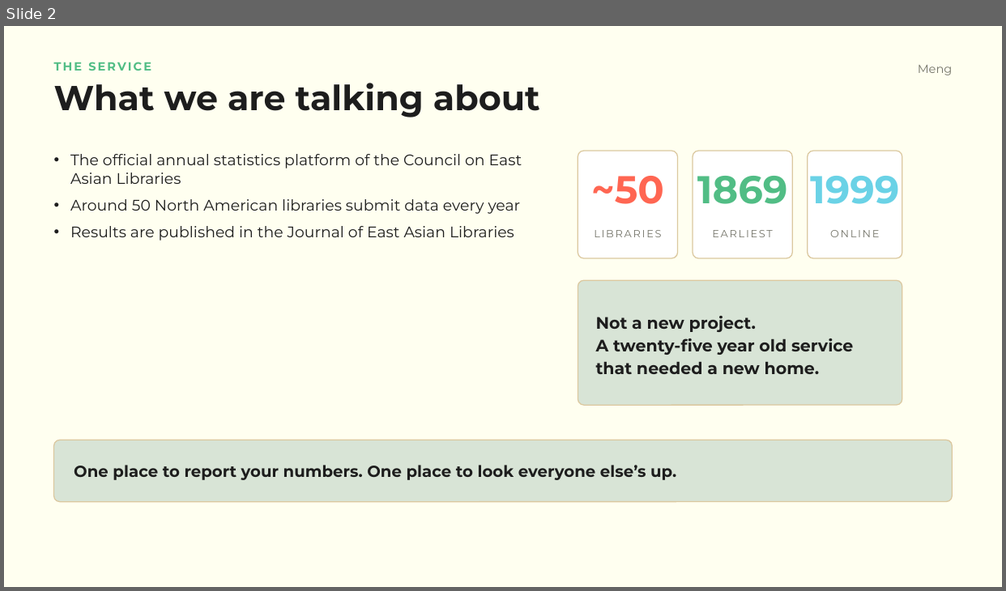
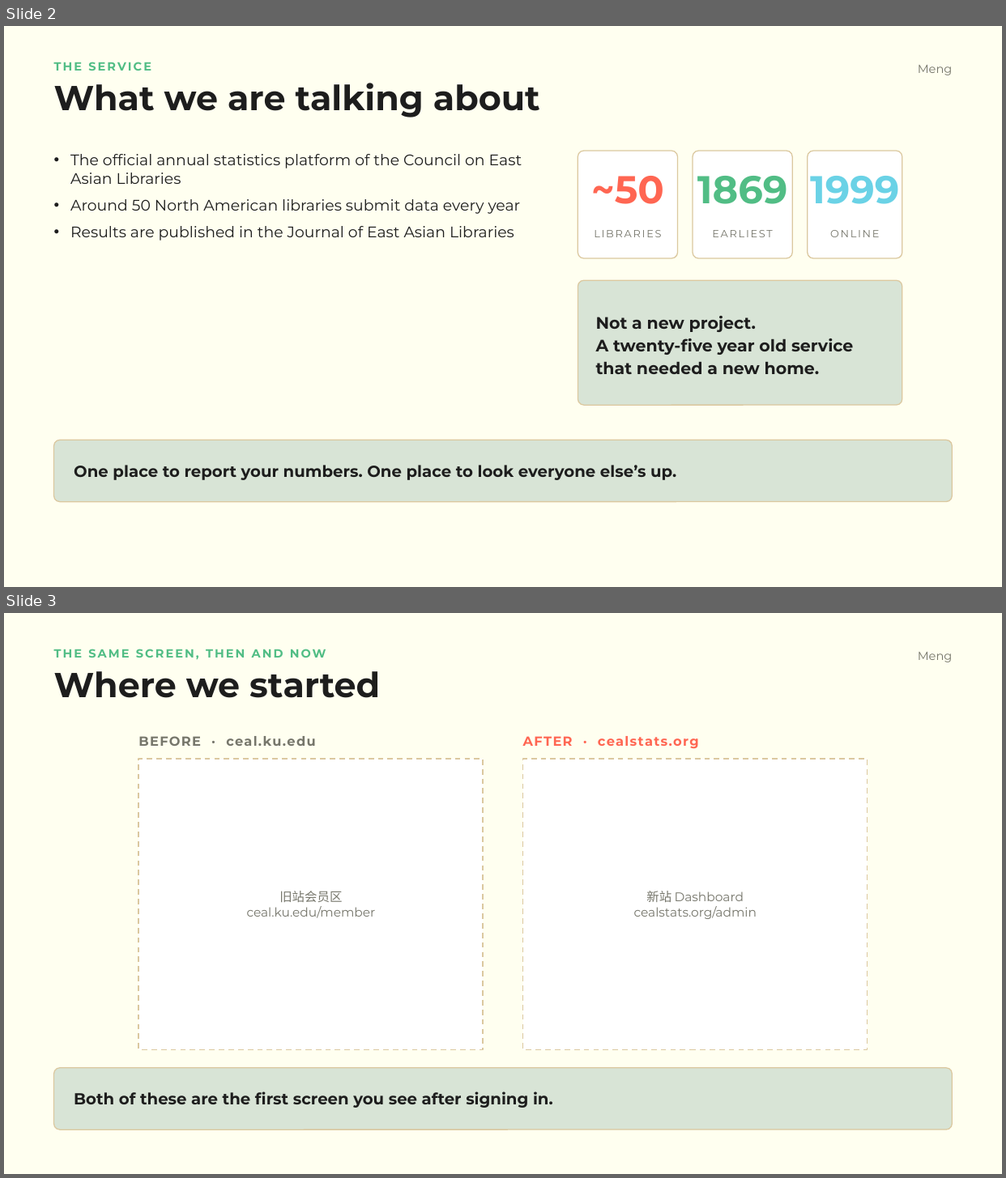
Before and after one commit to cealDatabase/cealDB, a slide deck: docs/presentation/2026-09-14-parts1-2-anlin-theme.pptx. Shown one above the other, each under a label of ours: slide 2 before the commit, slides 2 and 3 after it. The pictures are 1006x591 and 1006x1178 pixels, drawn with LibreOffice and Linux fonts; fonts in the diff are those of the drawing. Boxes give left, top, right and bottom in pixels: in the first picture for what was removed or moved away, otherwise in the second. Text is boxed around its words. In the diff, an @@ line names an element or a change of style, - is before the commit and + after.

```diff
--- a/docs/presentation/2026-09-14-parts1-2-anlin-theme.pptx
+++ b/docs/presentation/2026-09-14-parts1-2-anlin-theme.pptx
@@ slide 3 added at [4,613,1002,1174], background #FFFFF0 @@
@@ text added at [54,649,326,659], 8.5 pt, text #51BD85, bold @@
+THE SAME SCREEN, THEN AND NOW
@@ text added at [918,652,953,662], 8.5 pt, text #76766B @@
+Meng
@@ text added at [54,671,380,698], 25 pt, text #1D1D1D, bold @@
+Where we started
@@ text added at [138,736,315,746], 9.5 pt, text #76766B, bold @@
+BEFORE · ceal.ku.edu
@@ text added at [523,736,699,749], 9.5 pt, text #FF6652, bold @@
+AFTER · cealstats.org
@@ rectangle added at [138,759,483,1050], fill #FFFFFF, outline #DBC89F 1 pt dashed @@
@@ rectangle added at [523,759,867,1050], fill #FFFFFF, outline #DBC89F 1 pt dashed @@
@@ text added at [247,891,376,918], 9 pt, text #76766B @@
+旧站会员区
+ceal.ku.edu/member
@@ text added at [634,891,756,919], 9 pt, text #76766B @@
+新站 Dashboard
+cealstats.org/admin
@@ rounded rectangle added at [54,1068,952,1130], fill #D8E4D6, outline #DBC89F 0.75 pt @@
@@ text added at [74,1092,553,1108], 11.5 pt, text #1D1D1D, bold @@
+Both of these are the first screen you see after signing in.
```
Also in this commit, not shown: 1 slide changed, 1 slide removed, 1 other file.
